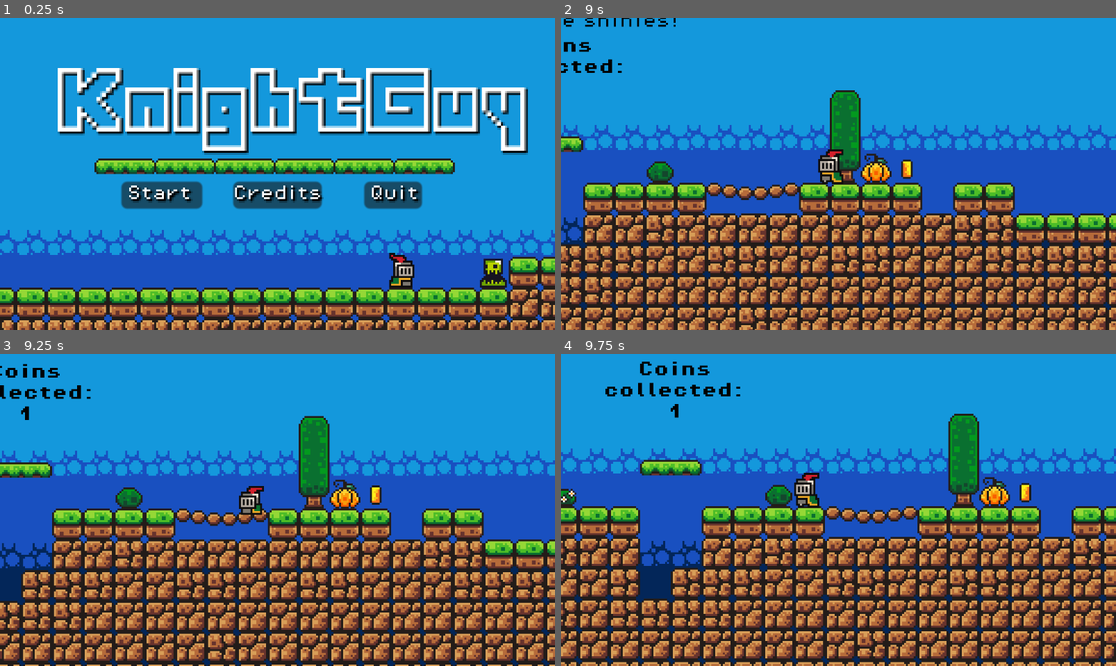
Above: before the commit, frames 1-4 (two rows, left to right).
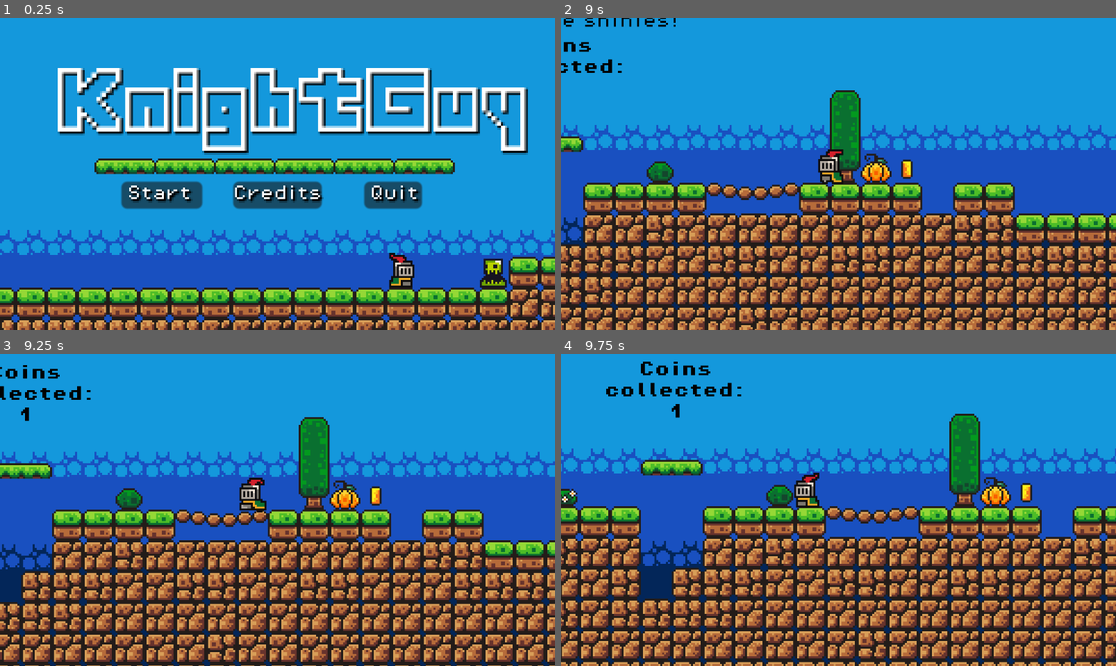
Above: after the commit, the same moments.

Repository: CrimsonCloak/KnightGuy
Game: Godot game, scene res://Scenes/menu.tscn
Same seed, same stepped clock (60 frames per second), same inputs: the game is played once before the commit and once after it.
Inputs:
- Up to frame 1 (0.25 s): no input
- Up to frame 2 (9 s): click "Start" at 0.5 s; hold D (Move_right) 1.28-2.78 s; tap Up (Jump) at 1.52, 2.27, 3.77, 4.52, 5.27, 6.77, 7.52, 8.27 s; hold Left (Move_left) 2.78-5.03 s; hold D (Move_right) 5.03-8.78 s; hold Left (Move_left) from 8.78 s (still down)
- Up to frame 3 (9.25 s): keep holding Left (Move_left)
- Up to frame 4 (9.75 s): keep holding Left (Move_left)

Frames 1-2 are identical in both runs. In frame 3, 16% of the frame differs, in the area x 0-100%, y 3-100%; in frame 4, 15%.

Commit message:
Fix broken collision for bridge connector right

Diff:
--- a/Scenes/game.tscn
+++ b/Scenes/game.tscn
@@ -60,7 +60,7 @@
 11:0/0 = 0
 11:0/0/physics_layer_0/linear_velocity = Vector2(0, 0)
 11:0/0/physics_layer_0/angular_velocity = 0.0
-11:0/0/physics_layer_0/polygon_0/points = PackedVector2Array(-8, -3.5, -5.5, -5.5, 6, -5.5, 6.5, -0.5, -6, 0)
+11:0/0/physics_layer_0/polygon_0/points = PackedVector2Array(-7, -6.625, 5.875, -8, 8, -3.25, 5.625, -1.5, -7, -0.625)
 0:1/0 = 0
 0:1/0/physics_layer_0/linear_velocity = Vector2(0, 0)
 0:1/0/physics_layer_0/angular_velocity = 0.0
